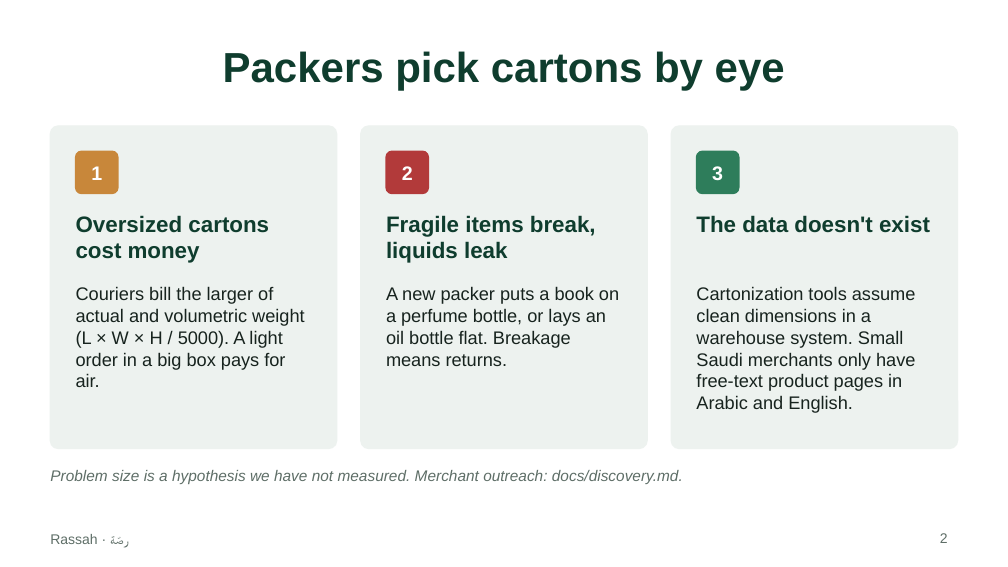
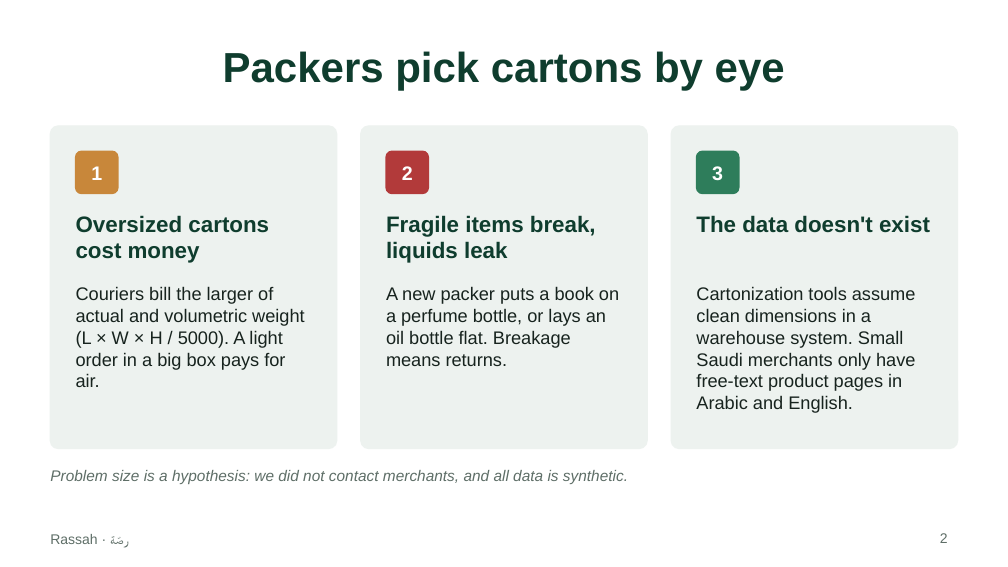
Before and after one commit to justAbdulaziz10/Rassah, a slide deck: slide 2 of docs/report/deck.pptx. Drawn at 1008x567 pixels with LibreOffice and Linux fonts; fonts in the diff are those of the drawing. Boxes give left, top, right and bottom in pixels: in the first picture for what was removed or moved away, otherwise in the second. Text is boxed around its words. In the diff, an @@ line names an element or a change of style, - is before the commit and + after.

```diff
--- a/docs/report/deck.pptx
+++ b/docs/report/deck.pptx
@@ text at bbox=[50, 470, 628, 484]: text changed @@
-Problem size is a hypothesis we have not measured. Merchant outreach: docs/discovery.md.
+Problem size is a hypothesis: we did not contact merchants, and all data is synthetic.
```
Also in this commit, not shown: 10 other files.
